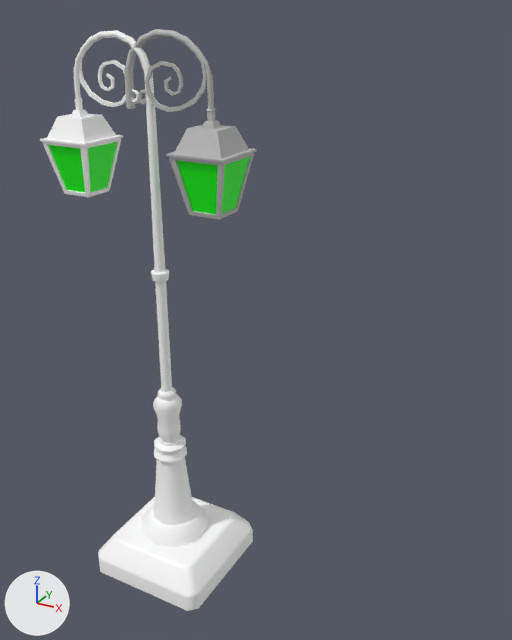
Renders of the FBX model Modelisations/ModeACTUAL/SM_Lampadaire_2.fbx from each side of a commit.
Both versions are drawn from a camera (50 mm lens) standing at (2.23, -2.98, 3.29) and looking at (0.42, 0.32, 1.64). The axes (+X, +Y, +Z) are drawn at lower left. The lights are the same throughout. Where no turn or scale is listed for an object, it has been applied to the vertices.
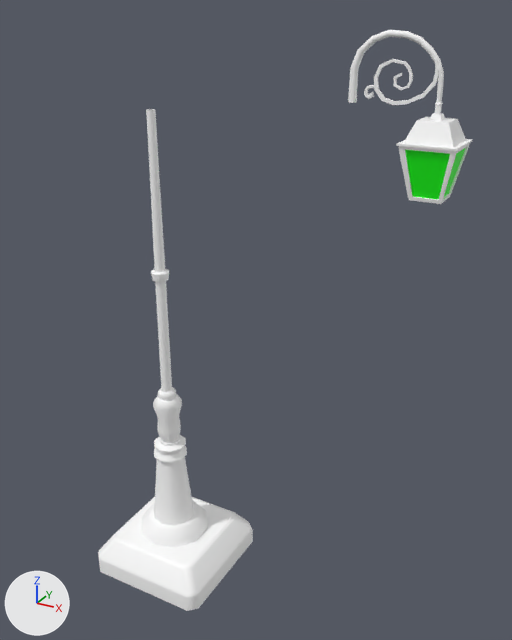
Pixel boxes [x1, y1, x2, y2] of what changed, in the pictures (512 x 640 px):
'polySurface59', moved, turned, rescaled: before [40, 30, 155, 197]; after [348, 30, 472, 204]
'polySurface50', deleted: before [124, 29, 257, 220]
    faces in mat_lambert22 (grey #bcbcbc): [124, 29, 257, 220]
    faces in mat_pasted__m_vitre1 (green #00ff00): [176, 156, 250, 214]

Patch to the scene script:
```diff
--- a/Modelisations/ModeACTUAL/SM_Lampadaire_2.fbx.py
+++ b/Modelisations/ModeACTUAL/SM_Lampadaire_2.fbx.py
@@ ob_polysurface59 @@
 ob_polysurface59 = bpy.data.objects.new('polySurface59', me_mesh_021)
-ob_polysurface59.parent = ob_lampadaire
-ob_polysurface59.location = (-0.0000558, 0.0, 0.0000305)
-ob_polysurface59.rotation_euler = (0.0, -3.142, 0.0)  # degrees (0, -180, 0)
-ob_polysurface59.scale = (0.976, 0.976, 0.976)
+ob_polysurface59.location = (0.752, 0.764, 0.0)
+ob_polysurface59.rotation_euler = (1.571, 0.0, 0.0)  # degrees (90, 0, 0)
+ob_polysurface59.scale = (0.00976, 0.00976, 0.00976)
@@ ob_polysurface50 @@
-ob_polysurface50 = bpy.data.objects.new('polySurface50', me_mesh_023)
-ob_polysurface50.location = (-0.133, 0.003, 2.825)
```
